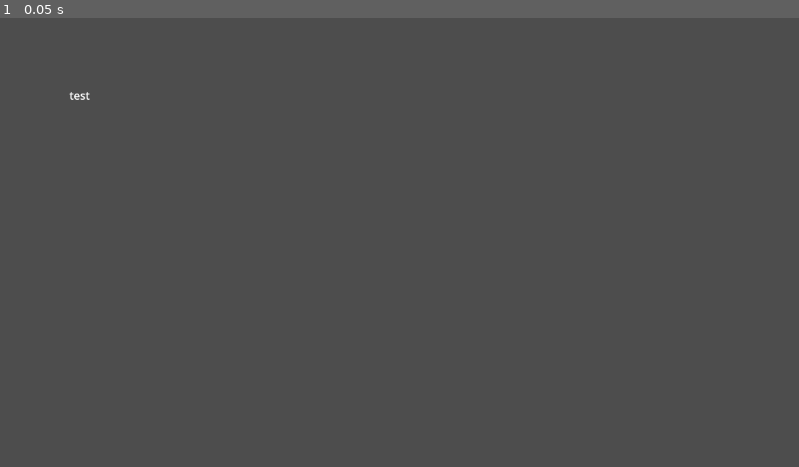
Above: before the commit, frame 1.
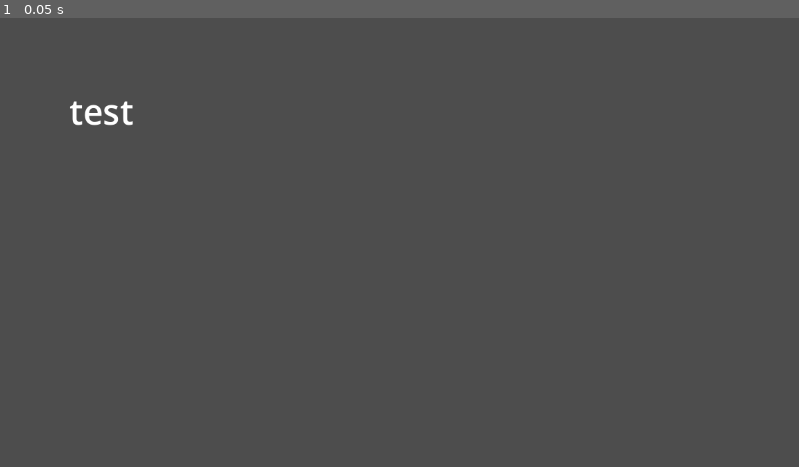
Above: after the commit, the same moment.

Repository: gurencrize/InstantiationTest
Game: Godot game, scene res://Main2.tscn
Same seed, same stepped clock (60 frames per second), same inputs: the game is played once before the commit and once after it. This scene is started directly instead of the project's main scene.
Inputs:
- Up to frame 1 (0.05 s): no input

The runs differ from the first frame. In frame 1, 0.2% of the frame differs, in the area x 8-17%, y 16-25%.

Commit message:
Update Scene2.gd
Scene.gdと見た目が同じになるようにした

Diff:
--- a/Scene2.gd
+++ b/Scene2.gd
@@ -6,4 +6,7 @@
     label = Label.new()
     label.position = position
     label.text = value
+    var theme = Theme.new()
+    theme.default_font_size = 50
+    label.theme = theme
     add_child(label)
